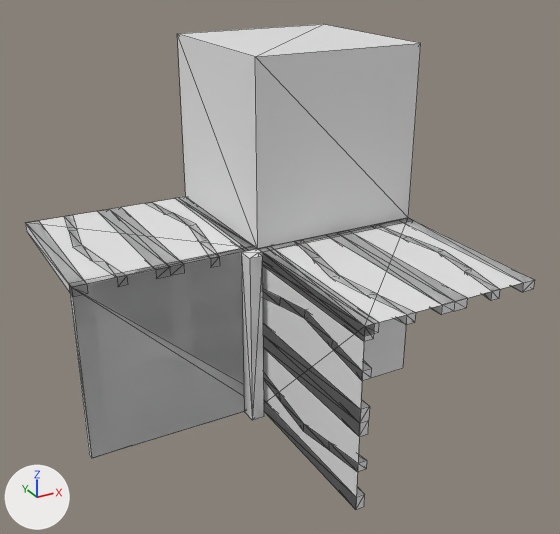
The OBJ model Data/bmc/tiles/t_222.obj, before and after one commit.
Both versions are drawn from a 50 mm lens placed at (-0.873, -1.71, 0.788), pointed at (0.042, -0.046, -0.044). Arrows for +X, +Y and +Z are at lower left; the lights stay in place. Mesh edges are drawn as thin lines. Where no turn or scale is listed for an object, it has been applied to the vertices.

Objects in the first picture: 't_222'.
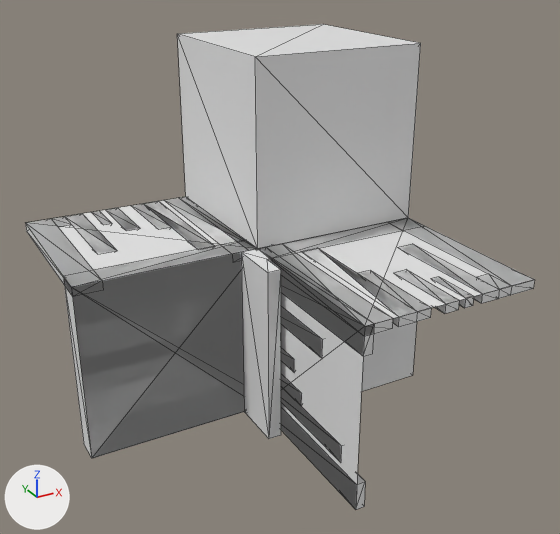
Changed parts and their boxes (x1, y1, x2, y2) in the pictures (560 x 534 px; the box of a moved part takes in the faces that stretch with it):
part 1 of me_t_222, added: after (431, 277, 474, 308)
part 2 of me_t_222, added: after (91, 211, 112, 225)
part 3 of me_t_222, added: after (393, 270, 459, 314)
part 4 of me_t_222, added: after (106, 208, 139, 231)
part 5 of me_t_222, rebuilt: before (265, 375, 367, 472); after (281, 374, 341, 463)
part 6 of me_t_222, rebuilt: before (263, 327, 370, 437); after (281, 348, 294, 371)
part 7 of me_t_222, rebuilt: before (145, 202, 220, 267); after (131, 201, 214, 250)
part 8 of me_t_222, rebuilt: before (295, 240, 416, 324); after (303, 248, 431, 327)
part 9 of me_t_222, deleted: before (98, 207, 184, 279)
part 10 of me_t_222, deleted: before (328, 231, 467, 315)
part 11 of me_t_222, moved or reshaped: (26, 197, 535, 510) in both

Patch to the scene script:
```diff
--- a/Data/bmc/tiles/t_222.obj.py
+++ b/Data/bmc/tiles/t_222.obj.py
@@ me_t_222 @@
 # used by ob_t_222; location = (0.0, 0.0, 0.0)
-me_t_222.from_pydata(...)  # 283 vertices, 544 faces; spans x -0.5..0.5, y -0.5..0.5, z -0.5..0.5
+me_t_222.from_pydata(...)  # 241 vertices, 452 faces; spans x -0.5..0.5, y -0.5..0.5, z -0.5..0.5
+# me_t_222 part 1: a new loose piece, a box spanning x 0.282..0.307, y -0.5..-0.374, z -0.025..0.0
+# me_t_222 part 2: a new loose piece, a box spanning x -0.307..-0.282, y 0.374..0.5, z -0.025..0.0
+# me_t_222 part 3: a new loose piece, a box spanning x 0.223..0.263, y -0.5..-0.3, z -0.025..0.0
+# me_t_222 part 4: a new loose piece, a box spanning x -0.263..-0.223, y 0.3..0.5, z -0.025..0.0
+# me_t_222 part 5: the loose piece of 38 vertices spanning x -0.025..0.025, y -0.5..0.5, z -0.429..-0.362 is rebuilt with 25 vertices and now spans x -0.025..0.025, y -0.429..0.429, z -0.408..-0.318
+# me_t_222 part 6: the loose piece of 21 vertices spanning x -0.025..0.025, y -0.5..0.5, z -0.288..-0.212 is rebuilt with 14 vertices and now spans x -0.025..0.025, y -0.2..0.2, z -0.277..-0.237
+# me_t_222 part 7: the loose piece of 20 vertices spanning x -0.138..-0.071, y 0.0..0.5, z -0.025..0.0 is rebuilt with 14 vertices and now spans x -0.182..-0.092, y 0.071..0.5, z -0.025..0.0
+# me_t_222 part 8: the loose piece of 20 vertices spanning x 0.071..0.138, y -0.5..0.0, z -0.025..0.0 is rebuilt with 14 vertices and now spans x 0.092..0.182, y -0.5..-0.071, z -0.025..0.0
+# me_t_222 part 9: the loose piece of 12 vertices spanning x -0.287..-0.213, y 0.0..0.5, z -0.025..0.0 is deleted
+# me_t_222 part 10: the loose piece of 12 vertices spanning x 0.213..0.287, y -0.5..0.0, z -0.025..0.0 is deleted
+# me_t_222 part 11
+# 124 vertices are removed from x -0.5..0.5, y -0.5..0.5, z -0.5..0.0
+# 264 faces are deleted
+# 38 vertices are added at x -0.5..0.5, y -0.5..0.5, z -0.5..0.0
+# 8 new vertices lie (-0.075, 0.0, 0.0) away from vertices in x 0.0..0.5, y -0.5..0.5, z -0.025..0.0
+# 8 new vertices lie (0.075, 0.0, 0.0) away from vertices in x -0.5..0.0, y -0.5..0.5, z -0.025..0.0
+# 7 new vertices lie (0.0, 0.0, -0.075) away from vertices in x -0.025..0.025, y -0.5..0.5, z 0.0
+# 7 new vertices lie (0.0, 0.0, 0.075) away from vertices in x -0.025..0.025, y -0.5..0.5, z -0.5
+# 5 new vertices lie (0.0, 0.0, -0.039) away from vertices in x -0.025..0.025, y -0.079..0.0, z -0.075
+# 6 new vertices lie (0.0, 0.079, 0.0) away from vertices in x -0.025..0.425, y -0.5..0.0, z -0.114..0.0
+# 5 new vertices lie (0.0, 0.0, -0.053) away from vertices in x -0.025..0.025, y -0.331..0.0, z -0.114
+# 8 new vertices lie (0.0, 0.0, 0.5) away from vertices in x -0.5..0.5, y -0.15..0.15, z -0.5
+# 220 new faces join them
```
